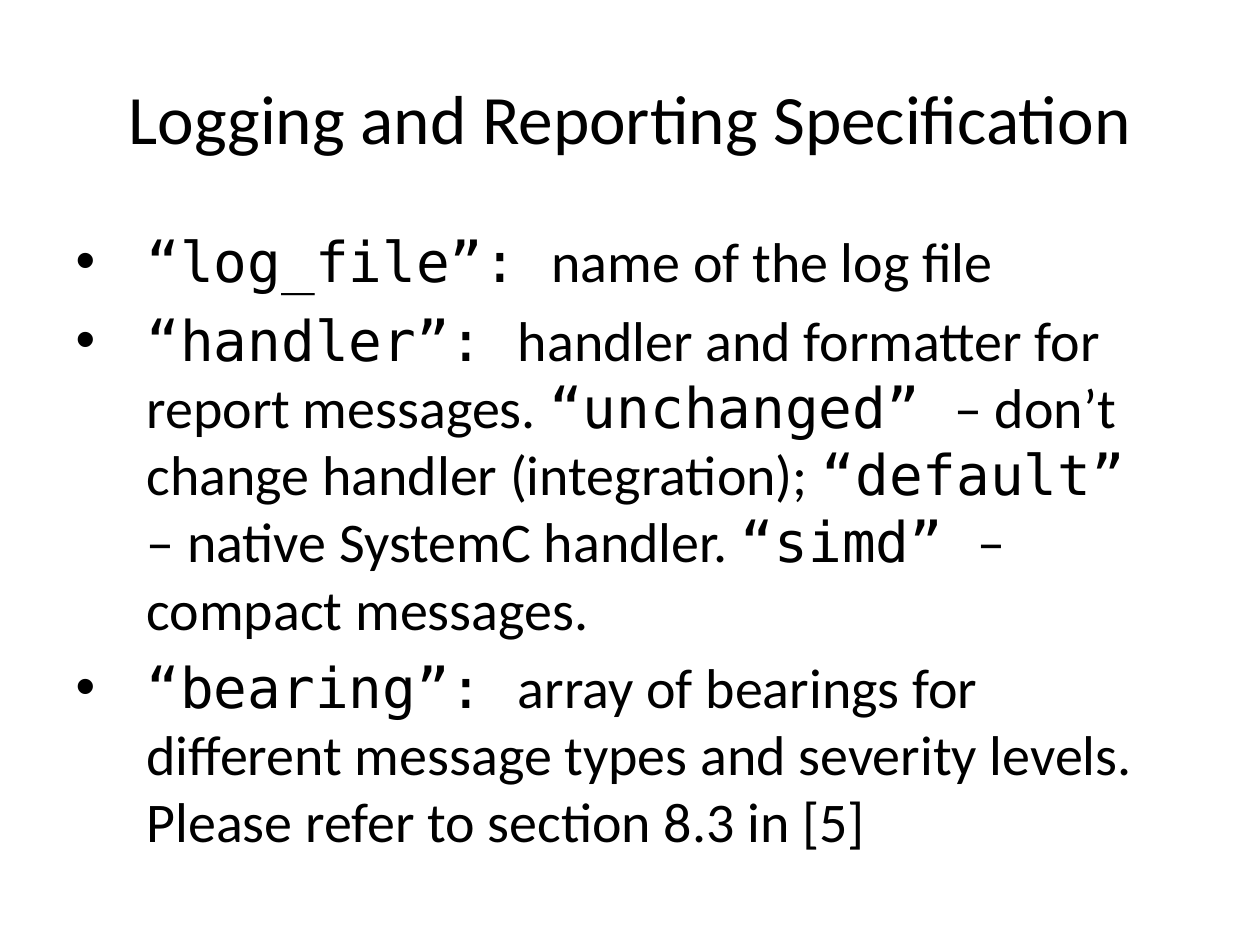
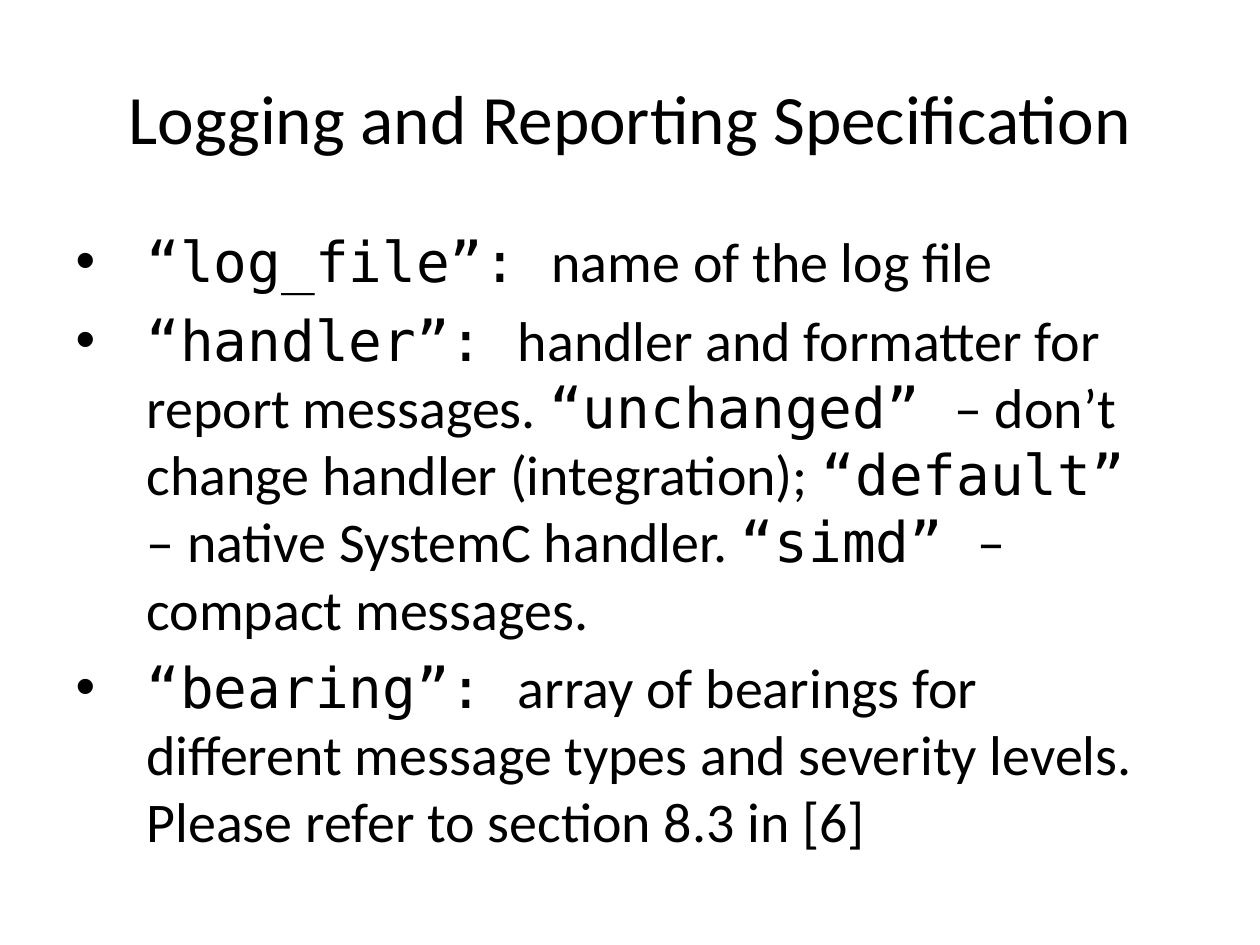
Before and after one commit to timurkelin/simsimd, a slide deck: slide 77 of doc/simsimd.pptx. Drawn at 1260x945 pixels with LibreOffice and Linux fonts; fonts in the diff are those of the drawing; background and template pictures are left out. Boxes give left, top, right and bottom in pixels: in the first picture for what was removed or moved away, otherwise in the second. Text is boxed around its words. In the diff, an @@ line names an element or a change of style, - is before the commit and + after.

```diff
--- a/doc/simsimd.pptx
+++ b/doc/simsimd.pptx
@@ text at (x1=146, y1=665, x2=1132, y2=850): text changed @@
-• “bearing”: array of bearings for different message types and severity levels. Please refer to section 8.3 in [5]
+• “bearing”: array of bearings for different message types and severity levels. Please refer to section 8.3 in [6]
```
Also in this commit, not shown: 8 other slides changed, 3 other files.
